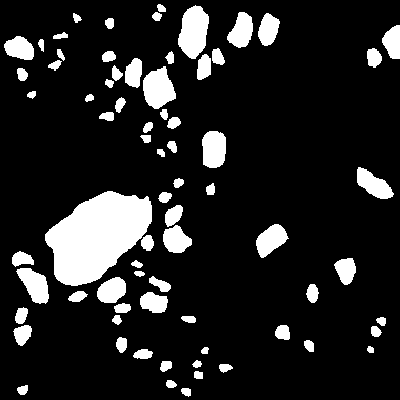
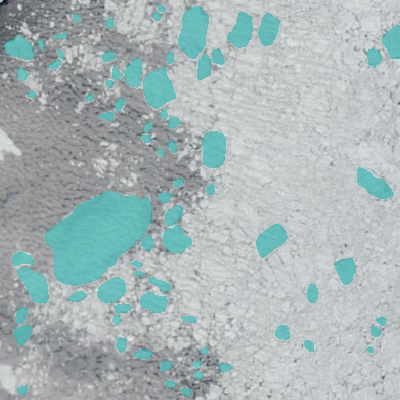
Two versions of the same layered image (400 x 400). Layer-by-layer changes:
hid "ice floes" (1st of 2) over (0, 0, 400, 400)
